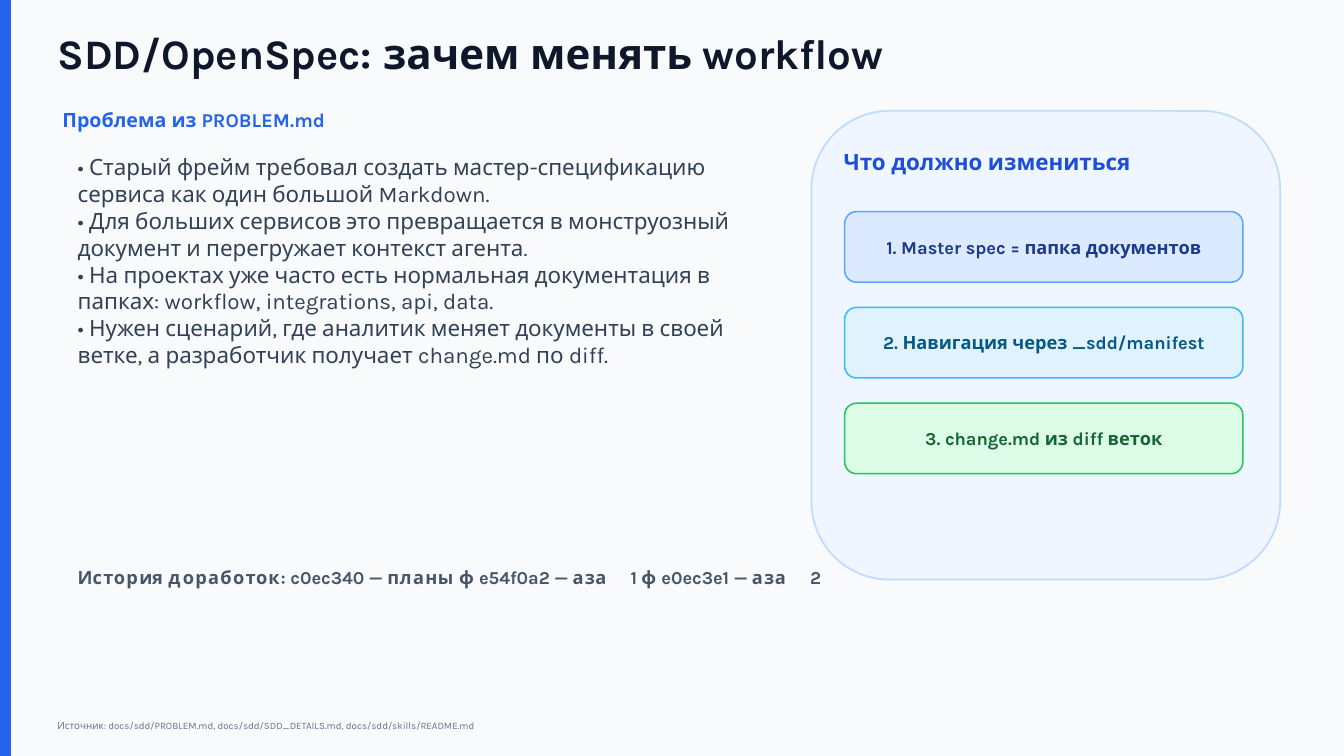
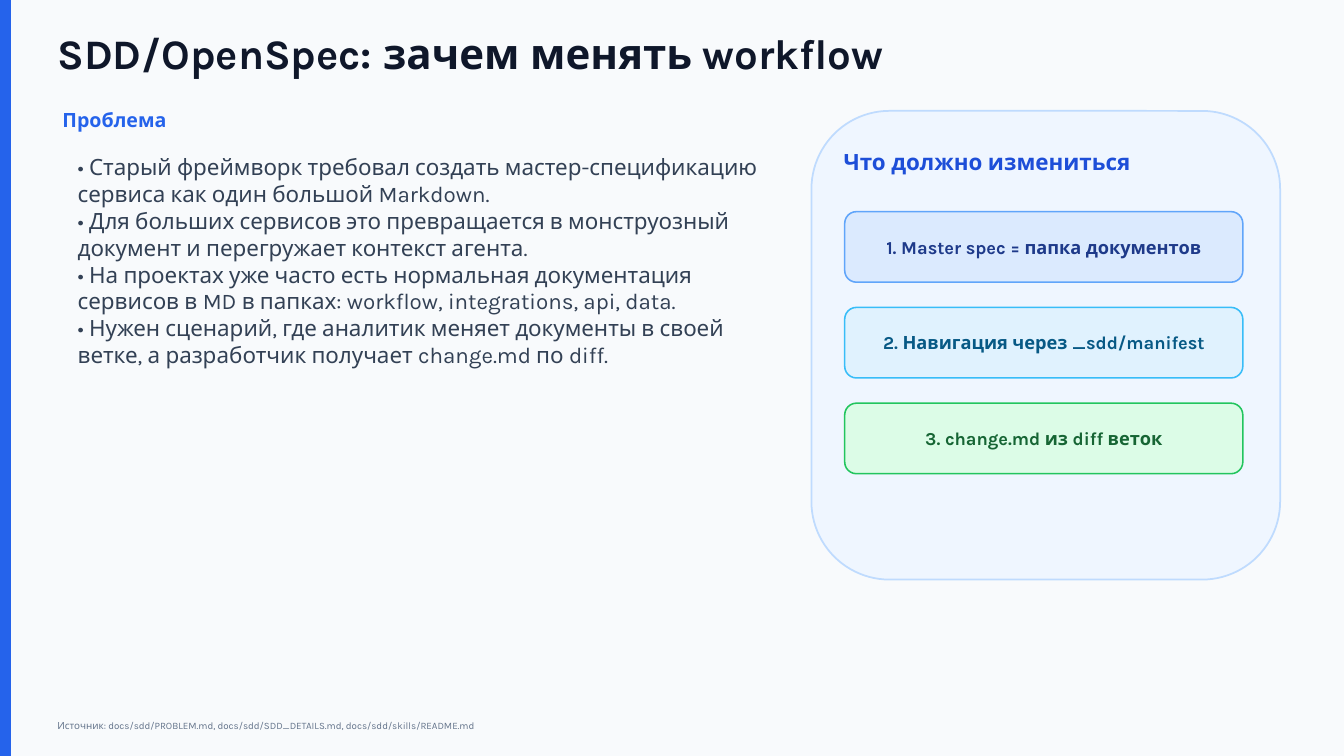
Before and after one commit to DenisVanin4402/TestQwenCli, a slide deck: slide 1 of docs/sdd/sdd_openspec_problem_update.pptx. Drawn at 1344x756 pixels with LibreOffice and Linux fonts; fonts in the diff are those of the drawing. Boxes give left, top, right and bottom in pixels: in the first picture for what was removed or moved away, otherwise in the second. Text is boxed around its words. In the diff, an @@ line names an element or a change of style, - is before the commit and + after.

```diff
--- a/docs/sdd/sdd_openspec_problem_update.pptx
+++ b/docs/sdd/sdd_openspec_problem_update.pptx
@@ text at (62, 112, 166, 132): text changed @@
-Проблема из PROBLEM.md
+Проблема
@@ text at (78, 158, 757, 208): text changed @@
-• Старый фрейм требовал создать мастер-спецификацию сервиса как один большой Markdown.
+• Старый фреймворк требовал создать мастер-спецификацию сервиса как один большой Markdown.
@@ text at (78, 267, 692, 315): text changed @@
-• На проектах уже часто есть нормальная документация в папках: workflow, integrations, api, data.
+• На проектах уже часто есть нормальная документация сервисов в MD в папках: workflow, integrations, api, data.
@@ text removed at (78, 571, 821, 589) @@
-История доработок: c0ec340 — планы → e54f0a2 — фаза 1 → e0ec3e1 — фаза 2
```
Also in this commit, not shown: 1 other slide changed, 27 other files.
